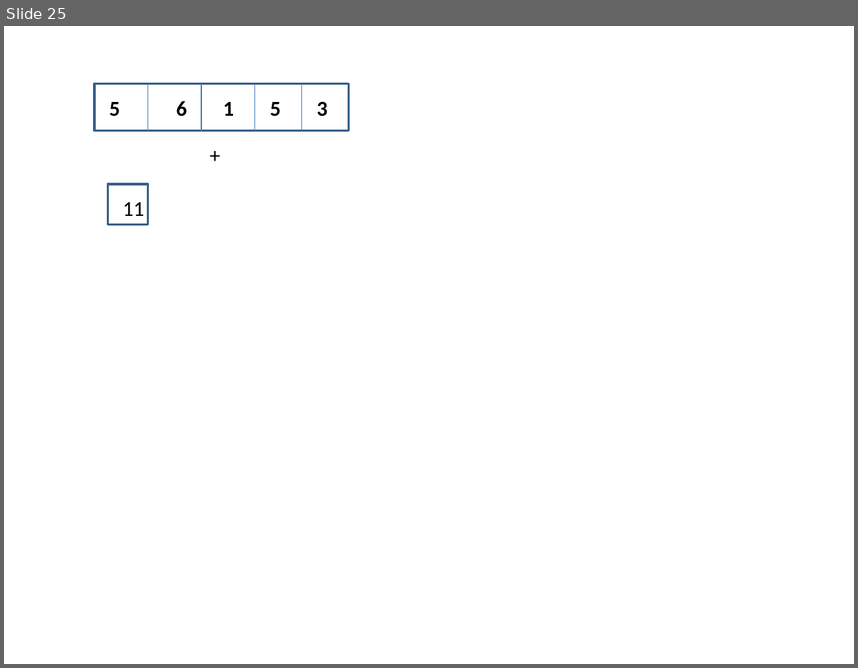
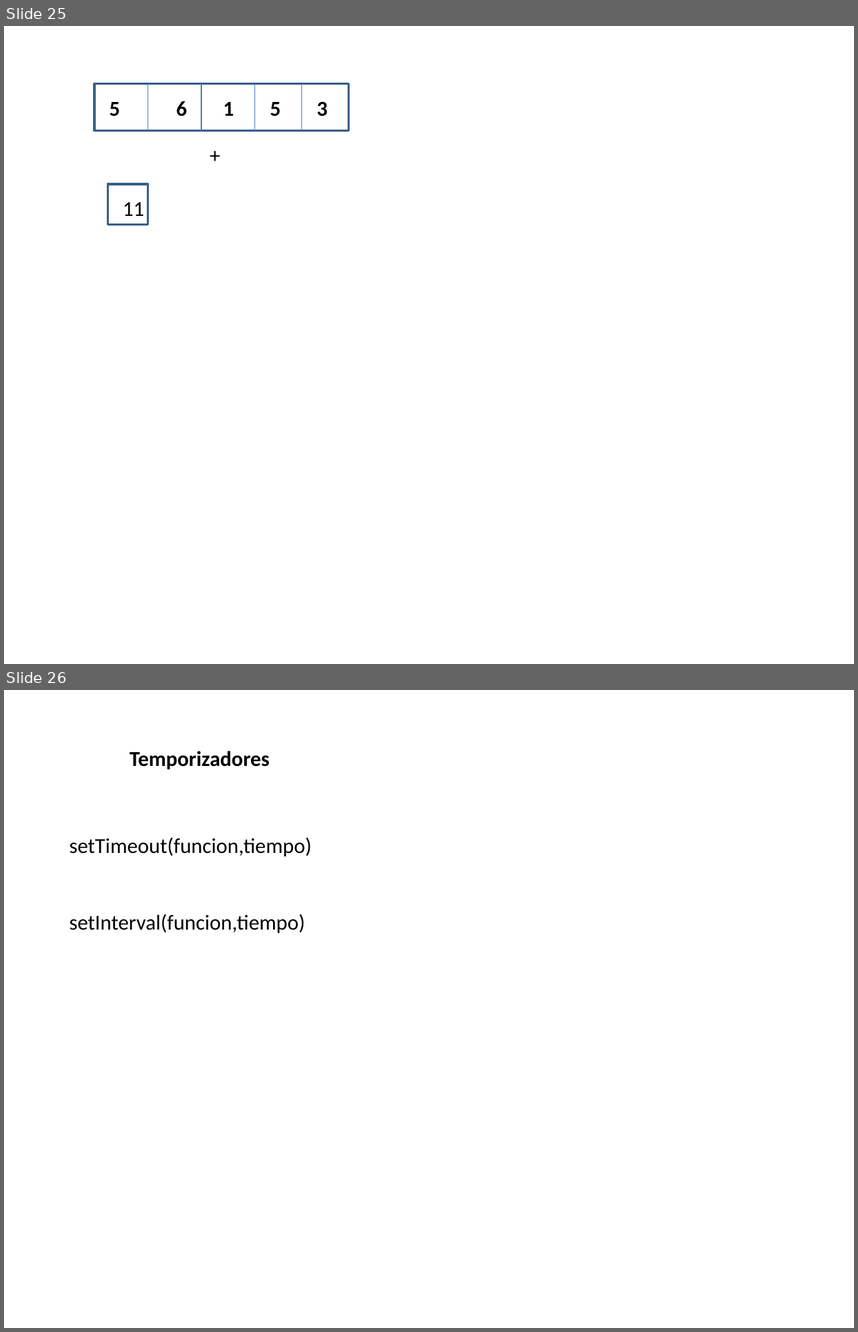
Before and after one commit to amartinsierra/javascript2025, a slide deck: pizarra.pptx. Shown one above the other, each under a label of ours: slide 25 before the commit, slides 25 and 26 after it. The pictures are 858x668 and 858x1332 pixels, drawn with LibreOffice and Linux fonts; fonts in the diff are those of the drawing. Boxes give left, top, right and bottom in pixels: in the first picture for what was removed or moved away, otherwise in the second. Text is boxed around its words. In the diff, an @@ line names an element or a change of style, - is before the commit and + after.

```diff
--- a/pizarra.pptx
+++ b/pizarra.pptx
@@ slide 26 added at (4,690,854,1328), background #FFFFFF @@
@@ text added at (130,751,270,769), 18 pt, text #000000, bold @@
+Temporizadores
@@ text added at (70,837,312,933), 18 pt, text #000000 @@
+setTimeout(funcion,tiempo)
+setInterval(funcion,tiempo)
```
Also in this commit, not shown: 3 other slides added, 4 other files.
